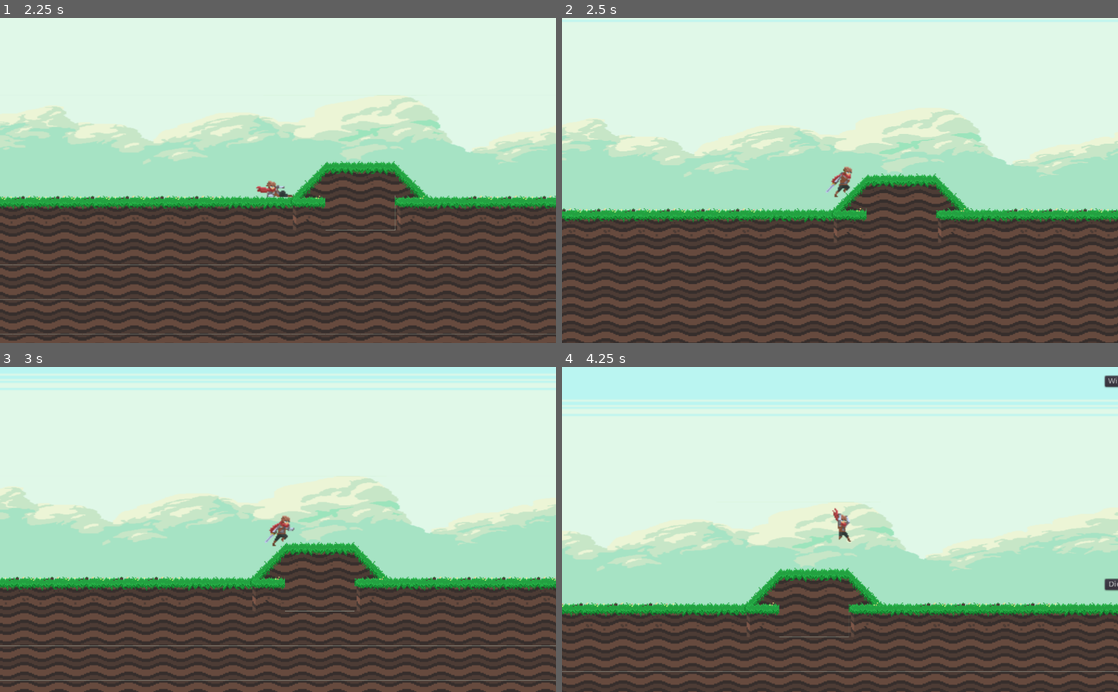
Above: before the commit, frames 1-4 (two rows, left to right).
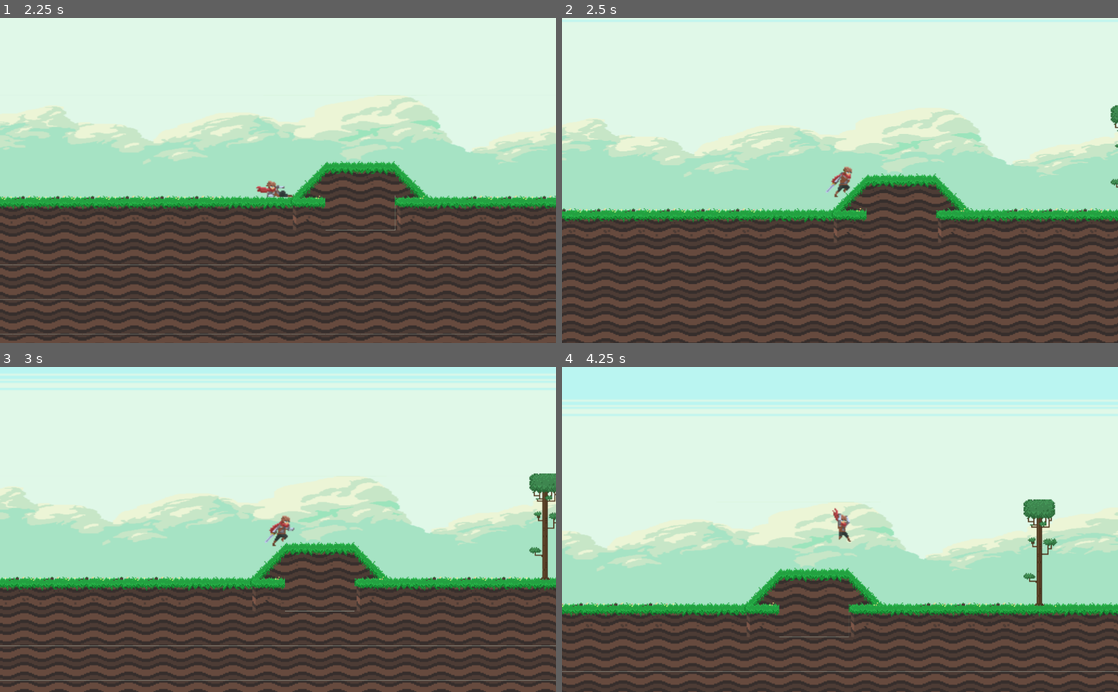
Above: after the commit, the same moments.

Repository: CaptainStack/in-finite-runner
Game: Godot game, scene res://Scenes/MainMenu.tscn
The game is run twice, just before and just after one commit, with the same random seed, the same clock (stepped at 60 frames per second) and the same inputs.
Inputs:
- Up to frame 1 (2.25 s): click "Start Game" at 0.5 s; hold Right (ui_right) 1.28-2.03 s; hold Down (ui_down) from 2.03 s (still down)
- Up to frame 2 (2.5 s): keep holding Down (ui_down)
- Up to frame 3 (3 s): release Down (ui_down) at 2.78 s; hold Right (ui_right) from 2.78 s (still down)
- Up to frame 4 (4.25 s): release Right (ui_right) at 3.53 s; hold Up (ui_up) from 3.53 s (still down)

Frame 1 is identical in both runs. In frame 2, 0.1% of the frame differs, in the area x 98-100%, y 26-63%; in frame 3, 0.8%; in frame 4, 1.1%, in the area x 82-100%, y 2-81%.

Commit message:
new html5 export

Diff:
--- a/Scenes/game.tscn
+++ b/Scenes/game.tscn
@@ -18,16 +18,16 @@
 transform = Transform2D( 1, 0, 0, 1, -5000, 0 )
 
 [node name="win" type="Button" parent="."]
-margin_left = 1301.0
+margin_left = 1777.0
 margin_top = 30.0
-margin_right = 1338.0
+margin_right = 1814.0
 margin_bottom = 50.0
 text = "Win"
 
 [node name="die" type="Button" parent="."]
-margin_left = 1301.0
+margin_left = 1777.0
 margin_top = 405.0
-margin_right = 1338.0
+margin_right = 1814.0
 margin_bottom = 425.0
 text = "Die"
 
@@ -36,7 +36,7 @@
 tile_set = ExtResource( 3 )
 collision_friction = 0.0
 format = 1
-tile_data = PoolIntArray( 393226, 536870924, 0, 393227, 0, 0, 393228, 0, 0, 393229, 12, 0, 524272, 5, 0, 524273, 5, 0, 524274, 5, 0, 524275, 5, 0, 524276, 5, 0, 524277, 5, 0, 524278, 5, 0, 524279, 5, 0, 524280, 5, 0, 524281, 5, 0, 524282, 5, 0, 524283, 5, 0, 524284, 5, 0, 524285, 5, 0, 524286, 5, 0, 524287, 5, 0, 458752, 5, 0, 458753, 5, 0, 458754, 5, 0, 458755, 5, 0, 458756, 5, 0, 458757, 5, 0, 458758, 5, 0, 458759, 5, 0, 458760, 536870912, 0, 458761, 536870912, 0, 458762, 536870913, 0, 458763, 536870922, 0, 458764, 536870922, 0, 458765, 536870913, 0, 458766, 536870912, 0, 458767, 5, 0, 458768, 5, 0, 458769, 5, 0, 458770, 5, 0, 458771, 536870912, 0, 458772, 53687 …(18515 unchanged characters)…
+tile_data = PoolIntArray( 262162, 9, 0, 327698, 8, 0, 393226, 536870924, 0, 393227, 0, 0, 393228, 0, 0, 393229, 12, 0, 393234, 7, 0, 524272, 5, 0, 524273, 5, 0, 524274, 5, 0, 524275, 5, 0, 524276, 5, 0, 524277, 5, 0, 524278, 5, 0, 524279, 5, 0, 524280, 5, 0, 524281, 5, 0, 524282, 5, 0, 524283, 5, 0, 524284, 5, 0, 524285, 5, 0, 524286, 5, 0, 524287, 5, 0, 458752, 5, 0, 458753, 5, 0, 458754, 5, 0, 458755, 5, 0, 458756, 5, 0, 458757, 5, 0, 458758, 5, 0, 458759, 5, 0, 458760, 536870912, 0, 458761, 536870912, 0, 458762, 536870913, 0, 458763, 536870922, 0, 458764, 536870922, 0, 458765, 536870913, 0, 458766, 536870912, 0, 458767, 5, 0, 458768, 5, 0, 458769, 5, 0, 458770, 6, 0, 458771, 536870912, 0, 458772, 53687 …(18515 unchanged characters)…
 
 [node name="player" parent="." instance=ExtResource( 4 )]
 pause_mode = 1
Not shown, changed: export_presets.cfg
Binary file added: index.png
Not shown, added: index.png.import
Not shown, changed: index.html
Not shown, added: index.js
Not shown, added: index.pck
Not shown, added: index.wasm
